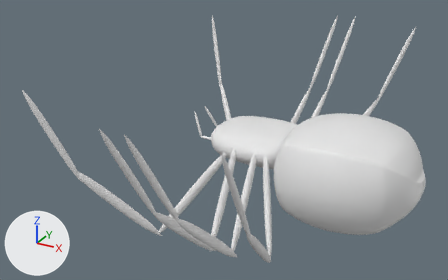
What one commit did to the Blender file Project/assets/spider/models/model.blend.
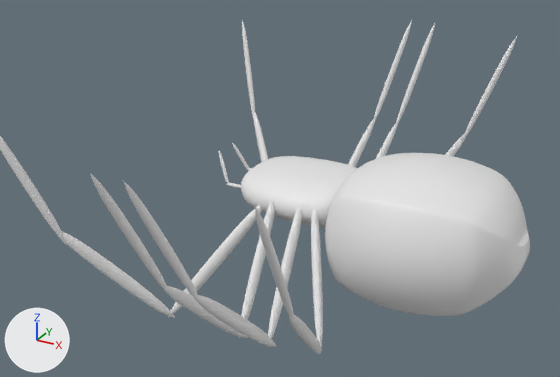
The first picture shows the older version from a 50 mm camera at (11.7, -42.4, 19.7) aimed at (-10.5, -2.0, -0.6). The close-ups show both versions on the part from 7% to 100% of the width and 0% to 100% of the height of that picture; other places that the commit changed are outside them. Arrows for +X, +Y and +Z are at lower left; the lights stay in place. The same objects are shown in both versions, whatever each file hides. Materials are left out; every surface is plain grey.
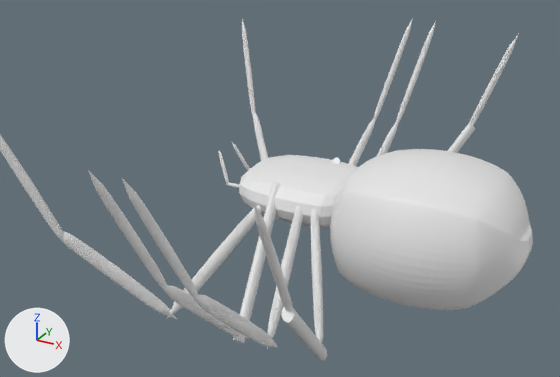
What differs and where, as boxes [x1, y1, x2, y2] in the close-ups (560 x 377 px; the box of a moved part takes in the faces that stretch with it):
'Cylinder.012', reshaped, moved, turned, rescaled, modifiers changed: before [0, 19, 530, 354]; after [0, 18, 533, 361]
part 1 of me_cylinder_045, moved or reshaped: before [465, 36, 517, 136]; after [63, 231, 177, 319]
part 2 of me_cylinder_045, moved or reshaped: before [376, 122, 398, 159]; after [159, 284, 250, 339]
part 3 of me_cylinder_045, moved or reshaped: before [445, 133, 466, 157]; after [233, 182, 281, 344]
part 4 of me_cylinder_045, moved or reshaped: before [311, 209, 323, 347]; after [193, 294, 278, 347]
part 5 of me_cylinder_045, moved or reshaped: before [268, 206, 302, 339]; after [267, 206, 303, 349]
part 6 of me_cylinder_045, moved or reshaped (not visible before): after [281, 307, 327, 361]
part 7 of me_cylinder_045, moved or reshaped (not visible before): after [311, 209, 323, 343]
part 8 of me_cylinder_045, moved or reshaped: before [241, 156, 357, 228]; after [239, 155, 358, 229]
part 9 of me_cylinder_045, moved or reshaped: before [325, 161, 528, 316]; after [330, 157, 531, 310]
part 10 of me_cylinder_045, moved or reshaped: before [351, 153, 530, 260]; after [359, 149, 533, 254]
part 11 of me_cylinder_045, added: after [331, 18, 519, 166]

Patch to the scene script:
```diff
--- a/Project/assets/spider/models/model.blend.py
+++ b/Project/assets/spider/models/model.blend.py
@@ me_cylinder_045 @@
 # used by ob_cylinder_012; location = (-3.82, 11.32, -3.5); rotation_euler = (-2.356, -0.175, 2.793), in degrees (-135, -10, 160); scale = (0.282, -0.414, 4.73)
-me_cylinder_045.from_pydata(...)  # 17544 vertices, 16808 faces; spans x -44.2..62.8, y -1.0..67.5, z -2.4..3.8
+me_cylinder_045.from_pydata(...)  # 17544 vertices, 16808 faces; spans x -54.1..76.3, y -133.0..111.6, z -92.1..49.7
+# me_cylinder_045 part 1: the loose piece of 194 vertices spanning x -0.8..0.7, y -0.7..6.6, z -2.4..-0.7 is multiplied about its middle by the matrix ((0.607, -2.711, -47.854), (-1.87, -2.906, 3.951), (-1.392, 1.8, -9.977)), then moved by (-23.2, -79.8, 22.1)
+# me_cylinder_045 part 2: the loose piece of 194 vertices spanning x 7.8..16.0, y 2.2..4.3, z -0.5..1.4 is multiplied about its middle by the matrix ((0.459, 2.702, -30.812), (-0.685, 2.108, 21.186), (-1.411, -0.283, -9.114)), then moved by (-31.3, -91.2, -18.8)
+# me_cylinder_045 part 3: the loose piece of 64 vertices spanning x -1.0..1.0, y -1.0..1.0, z -1.0..1.0 is multiplied about its middle by the matrix ((0.459, -2.702, -30.812), (0.0, 2.11, -24.067), (-1.501, -0.275, -3.133)), then moved by (-14.9, -48.6, -18.1)
+# me_cylinder_045 part 4: the loose piece of 194 vertices spanning x -26.8..-4.7, y 27.7..30.7, z 1.5..3.0 is multiplied about its middle by the matrix ((1.321, -2.529, -25.244), (-0.614, -2.234, 20.099), (1.238, 0.275, 14.562)), then moved by (-3.7, -117.1, -30.1)
+# me_cylinder_045 part 5: the loose piece of 194 vertices spanning x -18.7..-2.8, y 29.5..31.5, z 1.5..3.3 is multiplied about its middle by the matrix ((0.459, 2.702, -30.812), (0.685, -2.108, -21.186), (1.411, 0.283, 9.114)), then moved by (-4.2, -79.1, -30.0)
+# me_cylinder_045 part 6: the loose piece of 64 vertices spanning x 1.3..11.1, y 1.3..23.7, z 0.9..1.2 is multiplied about its middle by the matrix ((-0.445, 2.865, 28.897), (0.666, -1.74, 25.306), (-1.418, -0.758, 3.666)), then moved by (-24.2, -97.3, -48.6)
+# me_cylinder_045 part 7: the loose piece of 194 vertices spanning x 7.4..15.1, y 2.8..24.9, z 1.1..1.3 is multiplied about its middle by the matrix ((0.459, 2.702, -30.812), (0.0, 2.11, 24.067), (-1.501, 0.275, -3.133)), then moved by (-26.5, -59.3, -37.9)
+# me_cylinder_045 part 8: the loose piece of 162 vertices spanning x -10.3..17.0, y 18.1..31.8, z 0.8..2.1 is multiplied about its middle by the matrix ((0.459, 2.702, -30.812), (0.685, -2.108, -21.186), (1.411, 0.283, 9.114)), then moved by (3.8, -31.4, -19.7)
+# me_cylinder_045 part 9: the loose piece of 5465 vertices spanning x -44.2..-6.2, y 15.4..35.2, z 0.3..2.2 is multiplied about its middle by the matrix ((0.459, 2.702, -30.812), (0.685, -2.108, -21.186), (1.411, 0.283, 9.114)), then moved by (26.6, -42.6, -61.6)
+# me_cylinder_045 part 10: the loose piece of 5465 vertices spanning x -43.2..-4.6, y 10.7..30.3, z -0.1..1.8 is multiplied about its middle by the matrix ((0.459, 2.702, -30.812), (0.685, -2.108, -21.186), (1.411, 0.283, 9.114)), then moved by (23.1, -19.7, -63.9)
+# me_cylinder_045 part 11: 1486 vertices added at x -51.6..76.3, y 3.1..111.6, z -62.9..-8.5
@@ ob_cylinder_012 @@
 ob_cylinder_012 = bpy.data.objects.new('Cylinder.012', me_cylinder_045)
-ob_cylinder_012.location = (-3.82, 11.32, -3.5)
-ob_cylinder_012.rotation_euler = (-2.356, -0.175, 2.793)  # degrees (-135, -10, 160)
-ob_cylinder_012.scale = (0.282, -0.414, 4.73)
-_m = ob_cylinder_012.modifiers.new('Subsurf', 'SUBSURF')
+ob_cylinder_012.location = (-11.8, 1.03, -1.58)
+ob_cylinder_012.rotation_euler = (0.0, -1.571, 0.0)  # degrees (0, -90, 0)
+ob_cylinder_012.scale = (0.107, 0.139, 0.185)
```
